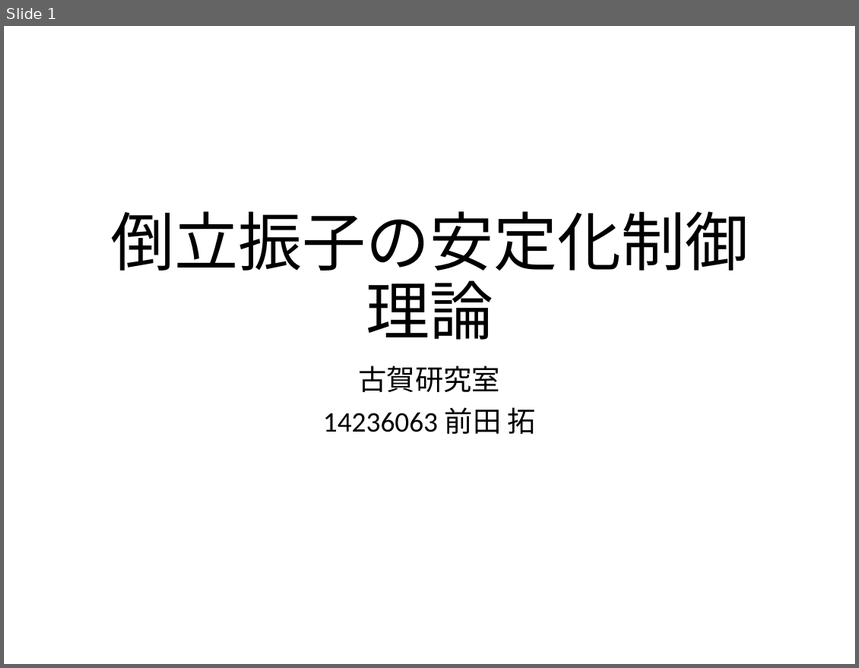
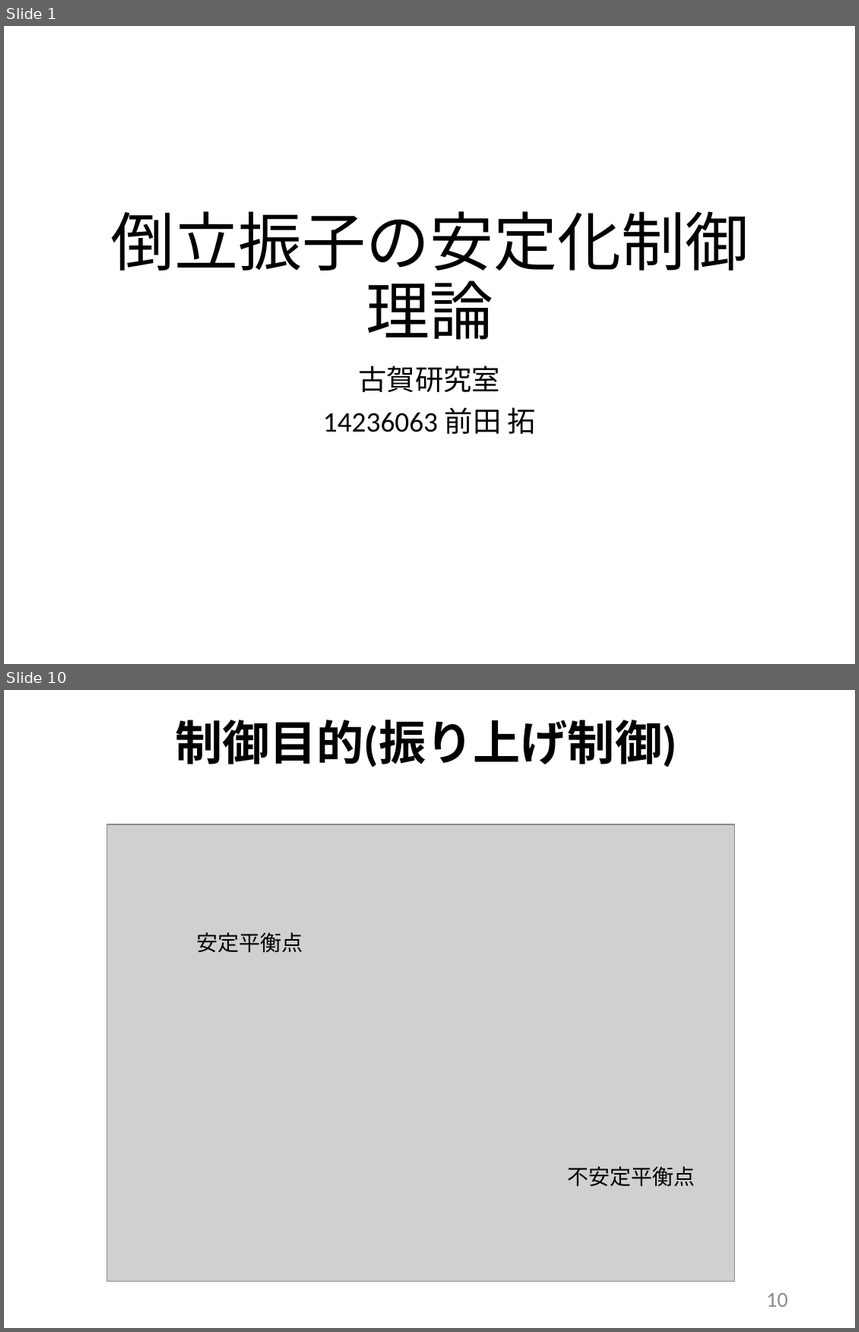
Before and after one commit to arabian9ts/Pendulum, a slide deck: presenntation/pendulum_theory.pptx. Shown one above the other, each under a label of ours: slide 1 before the commit, slides 1 and 10 after it; the slides between them are not shown. The pictures are 859x668 and 859x1332 pixels, drawn with LibreOffice and Linux fonts; fonts in the diff are those of the drawing; grey boxes stand for pictures. Boxes give left, top, right and bottom in pixels: in the first picture for what was removed or moved away, otherwise in the second. Text is boxed around its words. In the diff, an @@ line names an element or a change of style, - is before the commit and + after.

```diff
--- a/presenntation/pendulum_theory.pptx
+++ b/presenntation/pendulum_theory.pptx
@@ slide 10 added at (4,690,855,1328), background #FFFFFF @@
@@ title added at (175,720,677,768), 40 pt, text #000000, bold @@
+制御目的(振り上げ制御)
@@ picture added at (107,825,735,1281) @@
@@ text added at (196,932,303,953), 18 pt, text #000000 @@
+安定平衡点
@@ text added at (568,1167,696,1187), 18 pt, text #000000 @@
+不安定平衡点
@@ page number added at (766,1293,788,1307), 18 pt, text #8C8C8C @@
+10
```
Also in this commit, not shown: 1 slide changed, 17 other slides added, 1 slide removed.
